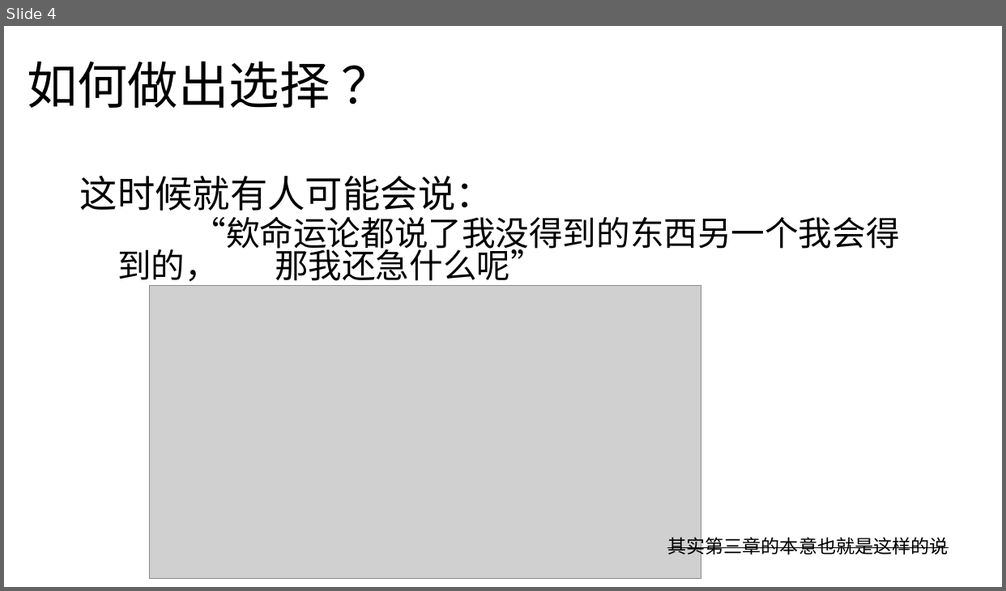
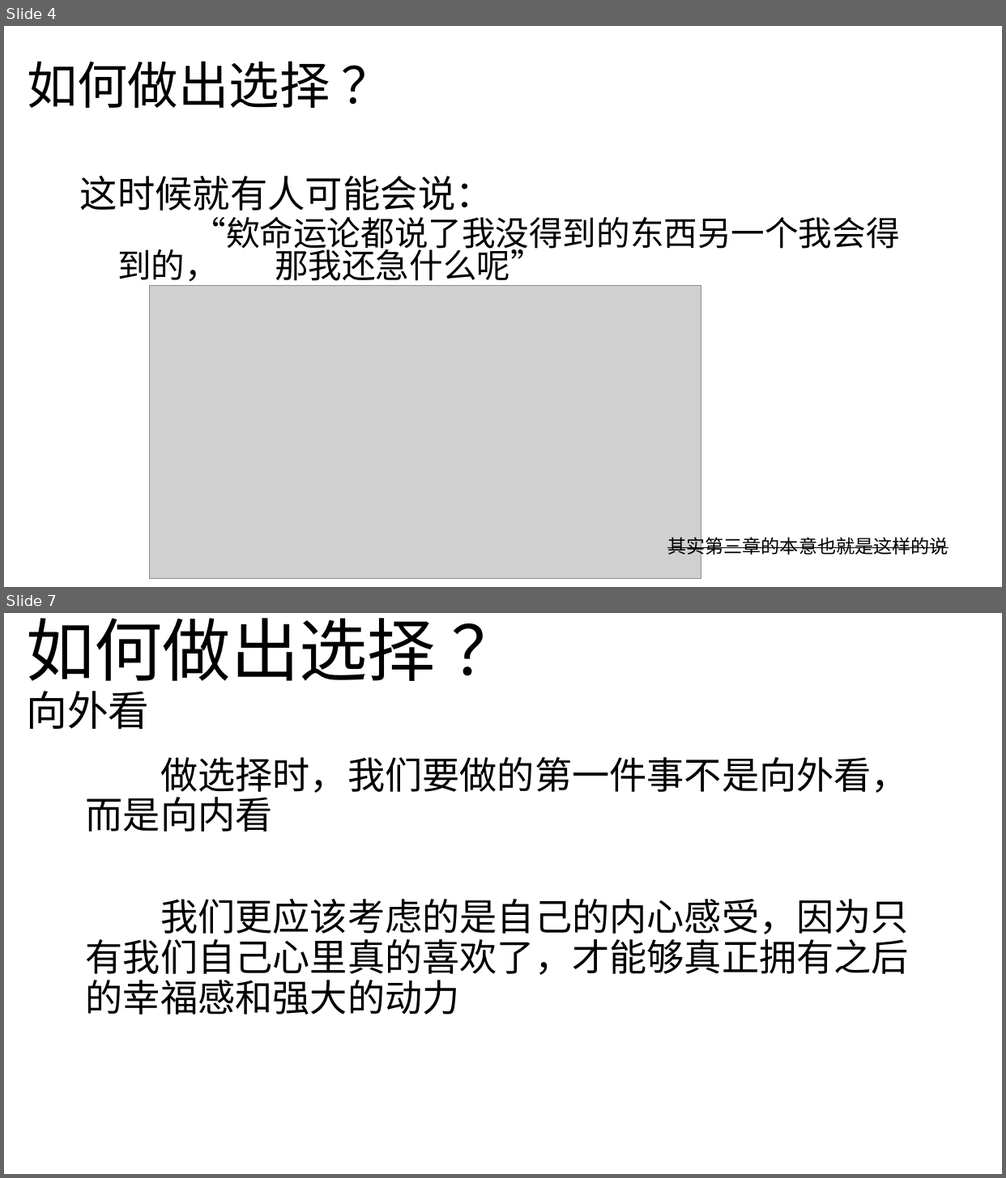
Before and after one commit to BambooDay/OI, a slide deck: 激情演讲.pptx. Shown one above the other, each under a label of ours: slide 4 before the commit, slides 4 and 7 after it; the slides between them are not shown. The pictures are 1006x591 and 1006x1178 pixels, drawn with LibreOffice and Linux fonts; fonts in the diff are those of the drawing; grey boxes stand for pictures. Boxes give left, top, right and bottom in pixels: in the first picture for what was removed or moved away, otherwise in the second. Text is boxed around its words. In the diff, an @@ line names an element or a change of style, - is before the commit and + after.

```diff
--- a/激情演讲.pptx
+++ b/激情演讲.pptx
@@ slide 7 added at (4, 613, 1002, 1174), background #FFFFFF @@
@@ title added at (26, 618, 436, 730), 65.7 pt, text #000000 @@
+如何做出选择 ？
+向外看
@@ text added at (86, 757, 909, 1015), 36 pt, text #000000 @@
+做选择时，我们要做的第一件事不是向外看，而是向内看
+我们更应该考虑的是自己的内心感受，因为只有我们自己心里真的喜欢了，才能够真正拥有之后的幸福感和强大的动力
```
Also in this commit, not shown: 2 slides changed, 4 other slides added.
